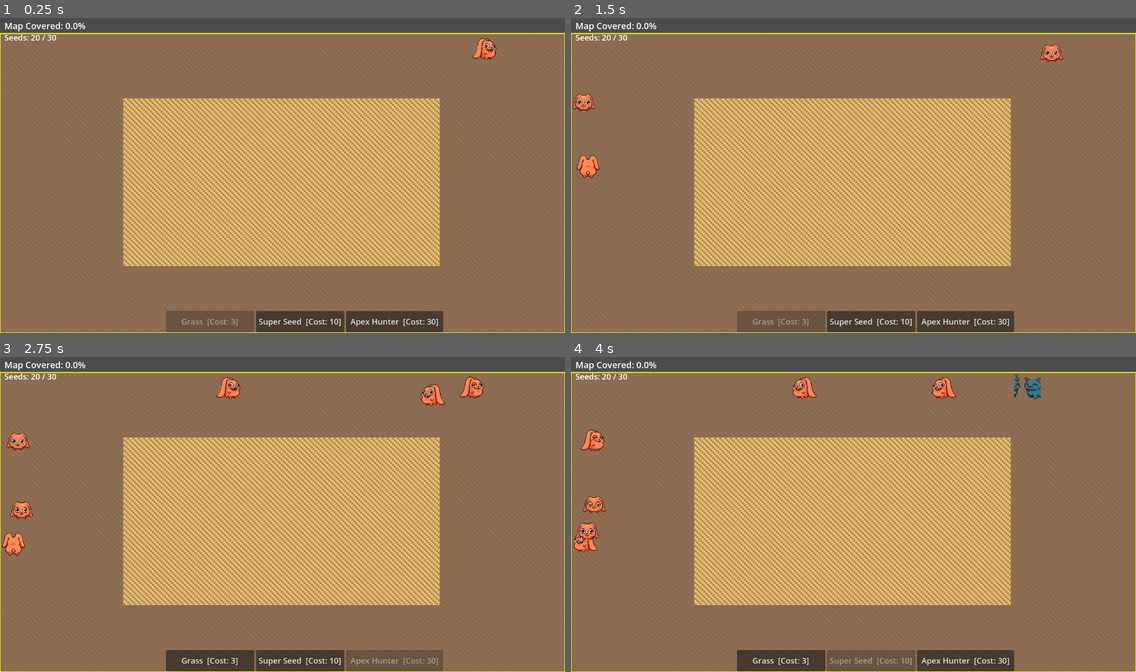
Above: before the commit, frames 1-4 (two rows, left to right).
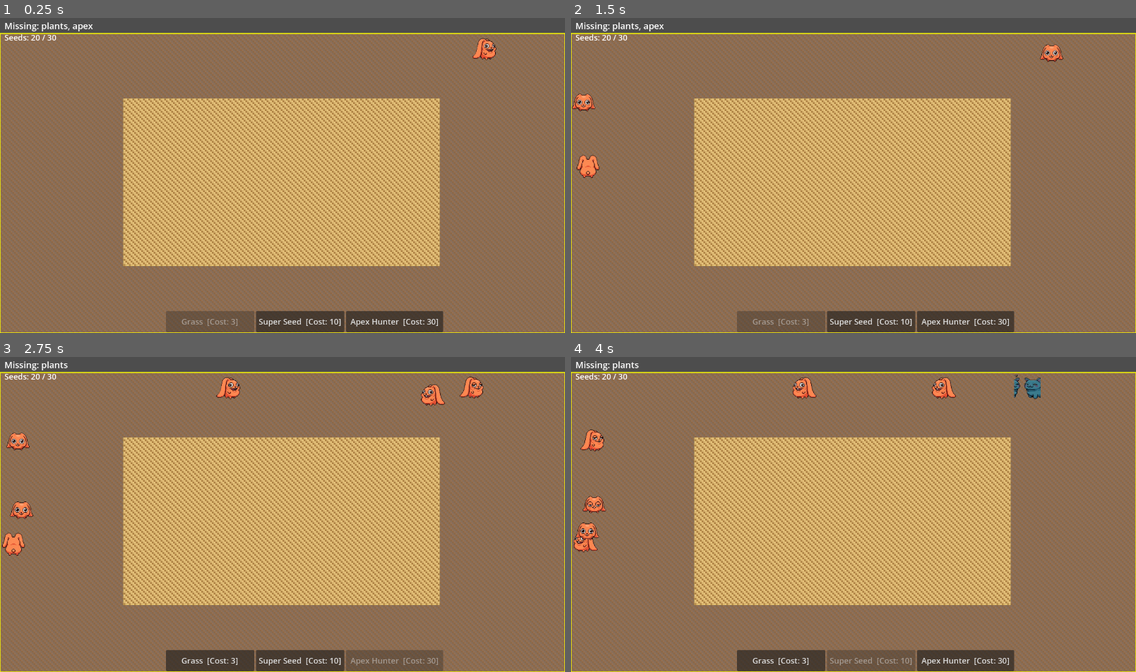
Above: after the commit, the same moments.

Repository: mamo1016/ecosystem-game
Game: Godot game, scene res://world.tscn
The game is run twice, just before and just after one commit, with the same random seed, the same clock (stepped at 60 frames per second) and the same inputs.
Inputs:
- Up to frame 1 (0.25 s): no input
- Up to frame 2 (1.5 s): click "Super Seed [Cost: 10]" at 0.5 s; click "Grass [Cost: 3]" at 1.25 s
- Up to frame 3 (2.75 s): click "Apex Hunter [Cost: 30]" at 2 s
- Up to frame 4 (4 s): click "Grass [Cost: 3]" at 2.75 s; click "Super Seed [Cost: 10]" at 3.5 s

The runs differ from the first frame. In frame 1, 0.2% of the frame differs, in the area x 2-17%, y 1-5%; in frame 2, 0.2%; in frame 3, 0.2%; in frame 4, 0.2%.

Commit message:
Replace coverage win with 30s stability challenge
Win condition: keep plants + herbivores + apex alive simultaneously for 30 real seconds. Timer resets if any tier goes extinct. UI shows countdown when stable, or which tier is missing.

Co-Authored-By: Claude Sonnet 4.6 <noreply@anthropic.com>

Diff:
--- a/world.gd
+++ b/world.gd
@@ -76,6 +76,10 @@
 const GROWTH_PER_TICK  = 4
 var   update_interval  = 0.001
 
+# --- WIN CONDITION ---
+const STABILITY_GOAL   = 30.0   # seconds all 3 tiers must coexist
+var   stability_timer: float = 0.0
+
 # --- STATE ---
 var grid: Array          = []
 var available_seeds: int = 20
@@ -132,6 +136,21 @@
 	if not game_active: return
 	time_passed += delta
 	animal_time  += delta
+
+	# Stability timer — all 3 tiers must be alive simultaneously
+	var has_plants   = _count_life() > 0
+	var has_herbi    = predators.size() > 0
+	var has_apex     = apexes.size() > 0
+	if has_plants and has_herbi and has_apex:
+		stability_timer += delta
+		if stability_timer >= STABILITY_GOAL:
+			score_label.text = "VICTORY! Ecosystem Stabilised for 30 seconds!"
+			game_active = false
+			restart_button.show()
+			return
+	else:
+		stability_timer = 0.0
+
 	if time_passed >= update_interval:
 		time_passed -= update_interval
 		if time_passed > update_interval: time_passed = 0.0
@@ -622,27 +641,32 @@
 	apexes = alive
 
 func update_ui() -> void:
-	var life := _count_life()
-	var pct  := (float(life) / float(MAP_WIDTH * MAP_HEIGHT)) * 100.0
-	score_label.text = "Map Covered: %.1f%%" % pct
-	seed_label.text  = "Seeds: %d / %d" % [available_seeds, SEED_CAP]
-	if pct >= 80.0 and game_active:
-		score_label.text = "VICTORY!  Ecosystem Stabilised."
-		game_active = false
-		restart_button.show()
+	seed_label.text = "Seeds: %d / %d" % [available_seeds, SEED_CAP]
+	var has_plants = _count_life() > 0
+	var has_herbi  = predators.size() > 0
+	var has_apex   = apexes.size() > 0
+	if has_plants and has_herbi and has_apex:
+		score_label.text = "Stable: %.1fs / %.0fs" % [stability_timer, STABILITY_GOAL]
+	else:
+		var missing = []
+		if not has_plants: missing.append("plants")
+		if not has_herbi:  missing.append("herbivores")
+		if not has_apex:   missing.append("apex")
+		score_label.text = "Missing: " + ", ".join(missing)
 
 func _on_restart_button_pressed() -> void:
-	available_seeds = 20
-	time_passed     = 0.0
-	animal_time     = 0.0
-	game_active     = true
+	available_seeds  = 20
+	time_passed      = 0.0
+	animal_time      = 0.0
+	stability_timer  = 0.0
+	game_active      = true
 	predators.clear()
 	apexes.clear()
 	plant_ages.clear()
 	plant_growth.clear()
 	_init_grid()
 	update_ui()
-	score_label.text = "Map Covered: 0.0%"
+	score_label.text = "Missing: plants, herbivores, apex"
 	restart_button.hide()
 	queue_redraw()
 
